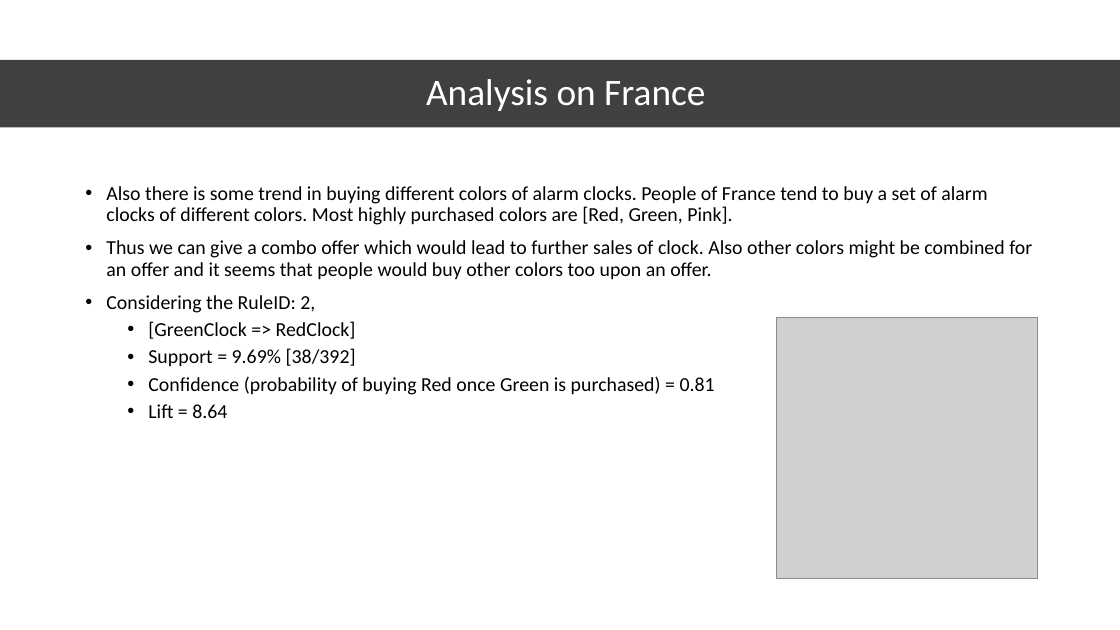
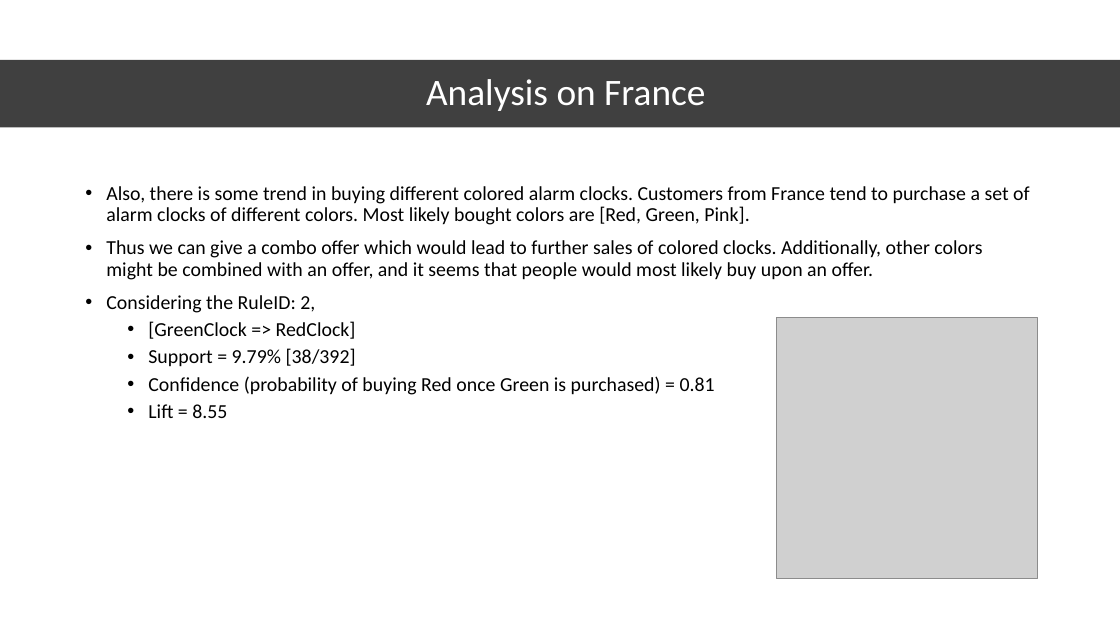
Before and after one commit to RutanshuDesai/Data-Analysis-Market-Basket-Analysis, a slide deck: slide 10 of E-Commerce Market Basket Analysis.pptx (slide 9 before the commit). Drawn at 1120x630 pixels with LibreOffice and Linux fonts; fonts in the diff are those of the drawing; grey boxes stand for pictures. Boxes give left, top, right and bottom in pixels: in the first picture for what was removed or moved away, otherwise in the second. Text is boxed around its words. In the diff, an @@ line names an element or a change of style, - is before the commit and + after.

```diff
--- a/E-Commerce Market Basket Analysis.pptx
+++ b/E-Commerce Market Basket Analysis.pptx
@@ text at (x1=106, y1=186, x2=1030, y2=280): text changed @@
-• Also there is some trend in buying different colors of alarm clocks. People of France tend to buy a set of alarm clocks of different colors. Most highly purchased colors are [Red, Green, Pink].
-• Thus we can give a combo offer which would lead to further sales of clock. Also other colors might be combined for an offer and it seems that people would buy other colors too upon an offer.
+• Also, there is some trend in buying different colored alarm clocks. Customers from France tend to purchase a set of alarm clocks of different colors. Most likely bought colors are [Red, Green, Pink].
+• Thus we can give a combo offer which would lead to further sales of colored clocks. Additionally, other colors might be combined with an offer, and it seems that people would most likely buy upon an offer.
@@ text at (x1=148, y1=348, x2=356, y2=367): text changed @@
-  • Support = 9.69% [38/392]
+  • Support = 9.79% [38/392]
@@ text at (x1=148, y1=404, x2=227, y2=418): text changed @@
-  • Lift = 8.64
+  • Lift = 8.55
```
Also in this commit, not shown: 11 other slides changed, 3 slides added.
